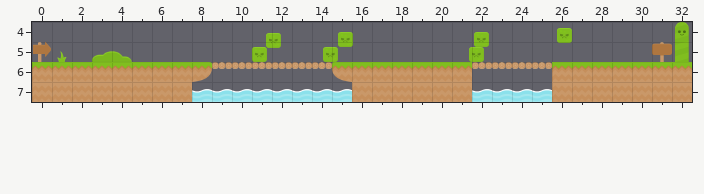
A Tiled map gets an edit: assets/level2.tmx. The picture above was drawn from the file before the commit.
Cells are 70x70 px. Shown: x 0..32, y 4..7.
Once edited:
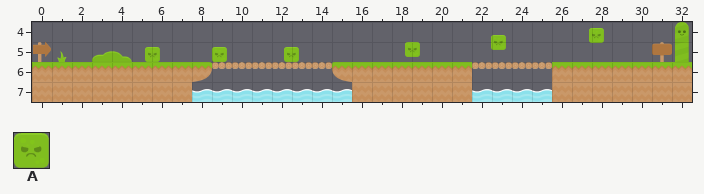
Key: from "enemies": A 0 "blockerMad".
Objects are placed by their top-left corner, in cells (3,4 is the top-left corner of cell 3,4); size is 1x1 cell unless given.
What changed:
Layer "ObjectLayer":
changed: A "box" at 26.3,4.3 size 0.7x0.7 -> A "box" at 27.9,4.3 size 0.7x0.7
changed: A "box" at 14.6,5.3 size 0.7x0.7 -> A "box" at 9,5.3 size 0.7x0.7
changed: A "box" at 11,5.3 size 0.7x0.7 -> A "box" at 5.7,5.3 size 0.7x0.7
added: A "box" at 23,4.7 size 0.7x0.7
added: A "box" at 18.6,5 size 0.7x0.7
added: A "box" at 12.6,5.3 size 0.7x0.7
removed: A "box" at 22.1,4.5 size 0.7x0.7
removed: A "box" at 15.3,4.5 size 0.7x0.7
removed: A "box" at 11.7,4.5 size 0.7x0.7
removed: A "box" at 21.9,5.3 size 0.7x0.7
